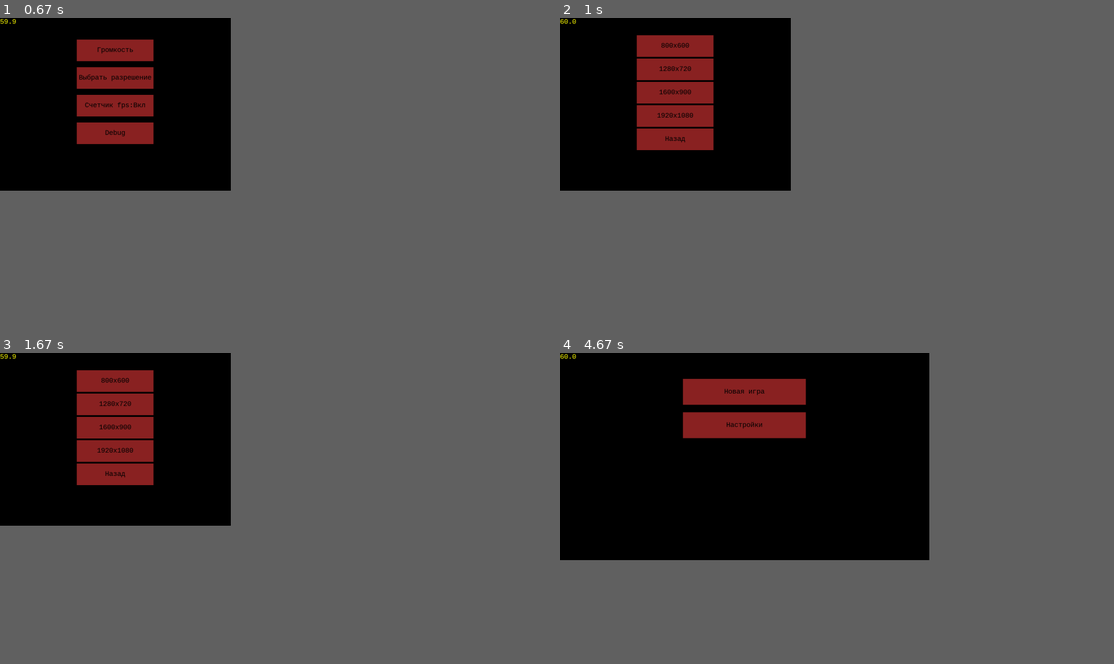
Above: before the commit, frames 1-4 (two rows, left to right).
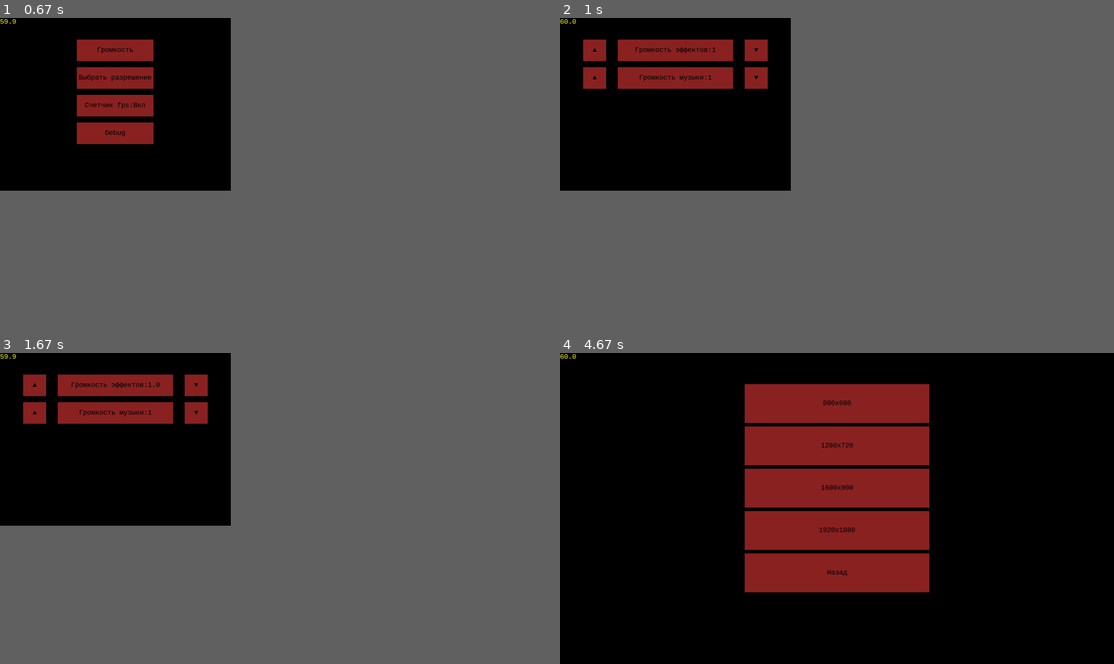
Above: after the commit, the same moments.

Repository: Rayzx/KarasevUltimate
Game: pygame game, started from __init__.py
The game is run twice, just before and just after one commit, with the same random seed, the same clock (stepped at 60 frames per second) and the same inputs.
Inputs (mouse positions are in pixels of both pictures, inside the frame that each line leads up to):
- Up to frame 1 (0.67 s): press the mouse at (116, 77) at 0.37 s; move the mouse to (116, 117) at 0.47 s; release the mouse at (121, 154) at 0.6 s
- Up to frame 2 (1 s): click "Громкость" at 0.72 s
- Up to frame 3 (1.67 s): press the mouse at (193, 384) at 1.03 s; move the mouse to (138, 384) at 1.13 s; release the mouse at (77, 380) at 1.27 s; click (33, 384) at 1.38 s, where only the run after the commit has a clickable "▲"
- Up to frame 4 (4.67 s): press the mouse at (753, 412) at 1.7 s; move the mouse to (709, 405) at 1.8 s; release the mouse at (665, 399) at 1.93 s; press the mouse at (593, 412) at 2.03 s; move the mouse to (676, 393) at 2.13 s; release the mouse at (764, 374) at 2.27 s; press the mouse at (676, 412) at 2.37 s; move the mouse to (637, 405) at 2.47 s; release the mouse at (598, 399) at 2.6 s; press the mouse at (593, 412) at 2.7 s; move the mouse to (654, 402) at 2.8 s; release the mouse at (715, 393) at 2.93 s; press the mouse at (753, 412) at 3.03 s; move the mouse to (704, 421) at 3.13 s; release the mouse at (654, 427) at 3.27 s; tap Esc at 3.33 s; press the mouse at (676, 412) at 3.7 s; move the mouse to (632, 393) at 3.8 s; release the mouse at (593, 374) at 3.93 s; press the mouse at (676, 427) at 4.03 s; move the mouse to (692, 446) at 4.13 s; release the mouse at (715, 464) at 4.27 s; press the mouse at (792, 499) at 4.37 s; move the mouse to (704, 508) at 4.47 s; release the mouse at (620, 514) at 4.6 s
In our replay, in frame 4 the window is 600x337 before the commit and 900x506 after it. These sizes can differ from the game's own. Grey fills any space a smaller window leaves; there, only what the larger window draws over its background counts as a difference.

Frame 1 is identical in both runs. In frame 2, 5.7% of the frame differs, in the area x 4-38%, y 5-43%; in frame 3, 5.7%; in frame 4, 22%, in the area x 22-67%, y 8-78%.

Commit message:
SoundChangeChanges

Diff:
--- a/game/core/data_manager.py
+++ b/game/core/data_manager.py
@@ -23,7 +23,7 @@
             d = json.loads(output_file.read())
             output_file.close()
         except FileNotFoundError:
-            d = {"width": 800, "height": 600, "fps": True, "debug": False, "wall_debug": False, "volume": 1}
+            d = {"width": 800, "height": 600, "fps": True, "debug": False, "wall_debug": False, "volume": 1, 'music_volume': 1}
             j = json.dumps(d)
             f = open("resources/settings.json", "w")
             f.write(j)
@@ -88,8 +88,10 @@
         _manager = self
         self._sounds = {}
         self._button_sounds()
+        print(FileManager.instance().get(FileName.Setting, 'volume'))
         for key in self._sounds:
-            self._sounds[key].set_volume(0.1)
+            self._sounds[key].set_volume(FileManager.instance().get(FileName.Setting, 'volume'))
+        pygame.mixer.music.set_volume(FileManager.instance().get(FileName.Setting, 'music_volume'))
 
     def _button_sounds(self):
         self._sounds = {SoundName.Sound1: pygame.mixer.Sound('resources/sounds/200.ogg'),
@@ -110,6 +112,12 @@
         if cls._manager is None:
             cls._manager = AudioManager()
         return cls._manager
+
     def set_music(self, sound):
         pygame.mixer.music.load(sound)
         pygame.mixer.music.play(-1)
+
+    def set_volume(self):
+        for key in self._sounds:
+            self._sounds[key].set_volume(FileManager.instance().get(FileName.Setting, 'volume'))
+        pygame.mixer.music.set_volume(FileManager.instance().get(FileName.Setting, 'music_volume'))
--- a/game/ui_manager/modes.py
+++ b/game/ui_manager/modes.py
@@ -64,6 +64,108 @@
                     b.clicked()
 
 
+class VolumeMode(Mode):
+    def __init__(self):
+        self._screen_h = Core.instance().info().current_h
+        self._screen_w = Core.instance().info().current_w
+        self._buttons = [Button(int(self._screen_w / 4), int(self._screen_h / 8), int(self._screen_w / 2), int(self._screen_h / 8),
+                    'Громкость эффектов:{0}'.format(FileManager.instance().get(FileName.Setting, "volume")), lambda: False),
+                         Button(int(self._screen_w / 10), int(self._screen_h / 8), int(self._screen_w / 10),  int(self._screen_h / 8),
+                    '▲', self.toggle_up),
+                         Button(int(self._screen_w / 1.25), int(self._screen_h / 8), int(self._screen_w / 10),
+                                int(self._screen_h / 8), '▼', self.toggle_down),
+                         Button(int(self._screen_w / 4), int(self._screen_h / 4)+ int(self._screen_h / 8 * 0.29), int(self._screen_w / 2),
+                                int(self._screen_h / 8),
+                                'Громкость музыки:{0}'.format(FileManager.instance().get(FileName.Setting, "music_volume")),
+                                lambda: False),
+                         Button(int(self._screen_w / 10),int(self._screen_h / 4)+ int(self._screen_h / 8 * 0.29), int(self._screen_w / 10),
+                                int(self._screen_h / 8),
+                                '▲', self.toggle_music_up),
+                         Button(int(self._screen_w / 1.25), int(self._screen_h / 4)+ int(self._screen_h / 8 * 0.29), int(self._screen_w / 10),
+                                int(self._screen_h / 8), '▼', self.toggle_music_down)
+                         ]
+
+    def toggle_up(self):
+        volume = FileManager.instance().get(FileName.Setting, "volume")
+        print(volume)
+        if volume < 1:
+            volume += 0.01
+        volume = int(100 * volume) / 100
+        if volume == 0.06:
+            volume = 0.07
+        if volume == 0.57:
+            volume = 0.58
+        self._buttons[0].text = 'Громкость эффектов:{0}'.format(volume)
+        FileManager.instance().set(FileName.Setting, 'volume', volume)
+        Core.instance().update_settings()
+        UIManager.instance().set_screen(VolumeMode())
+        AudioManager.instance().set_volume()
+
+    def toggle_down(self):
+        volume = FileManager.instance().get(FileName.Setting, "volume")
+        print(volume)
+        if volume > 0:
+            volume -= 0.01
+        volume = int(100 * volume) / 100
+        self._buttons[0].text = 'Громкость эффектов:{0}'.format(volume)
+        FileManager.instance().set(FileName.Setting, 'volume', volume)
+        Core.instance().update_settings()
+        UIManager.instance().set_screen(VolumeMode())
+        AudioManager.instance().set_volume()
+
+    def toggle_music_up(self):
+        volume = FileManager.instance().get(FileName.Setting, "music_volume")
+        if volume < 1:
+            volume += 0.01
+        volume = int(100 * volume) / 100
+        if volume == 0.06:
+            volume = 0.07
+        if volume == 0.57:
+            volume = 0.58
+        self._buttons[0].text = 'Громкость музыки:{0}'.format(volume)
+        FileManager.instance().set(FileName.Setting, 'music_volume', volume)
+        Core.instance().update_settings()
+        UIManager.instance().set_screen(VolumeMode())
+        AudioManager.instance().set_volume()
+
+    def toggle_music_down(self):
+        volume = FileManager.instance().get(FileName.Setting, "music_volume")
+        if volume > 0:
+            volume -= 0.01
+        volume = int(100*volume)/100
+        self._buttons[0].text = 'Громкость музыки:{0}'.format(volume)
+        FileManager.instance().set(FileName.Setting, 'music_volume', volume)
+        Core.instance().update_settings()
+        UIManager.instance().set_screen(VolumeMode())
+        AudioManager.instance().set_volume()
+
+    def render(self):
+        for button in self._buttons:
+            button.draw()
+
+    def destroy(self):
+        pass
+
+    def update(self, delta: float):
+        pass
+
+    def show(self):
+        pass
+
+    def call(self, event):
+        if event.type == pygame.KEYDOWN and event.key == pygame.K_ESCAPE:
+            UIManager.instance().set_screen(SettingsMode())
+        if event.type == pygame.MOUSEMOTION:
+            mouse_pos = pygame.mouse.get_pos()
+            for button in self._buttons:
+                button.update(mouse_pos)
+        if event.type == pygame.MOUSEBUTTONDOWN:
+            mouse_pos = pygame.mouse.get_pos()
+            for b in self._buttons:
+                if b.contain(mouse_pos):
+                    b.clicked()
+
+
 class DebugSettingsMode(Mode):
     def __init__(self):
         self._screen_h = Core.instance().info().current_h
@@ -124,7 +226,7 @@
         self._screen_w = pygame.display.Info().current_w
         self._buttons = [Button(int(self._screen_w / 3), int(self._screen_h / 8),
                    int(self._screen_w / 3), int(self._screen_h / 8), 'Громкость',
-                   lambda: UIManager.instance().set_screen(ResolutionMode())),
+                   lambda: UIManager.instance().set_screen(VolumeMode())),
                         Button(int(self._screen_w / 3), int(self._screen_h / 4) + int(self._screen_h / 8 * 0.29),
                    int(self._screen_w / 3), int(self._screen_h / 8), 'Выбрать разрешение',
                    lambda: UIManager.instance().set_screen(ResolutionMode())),
